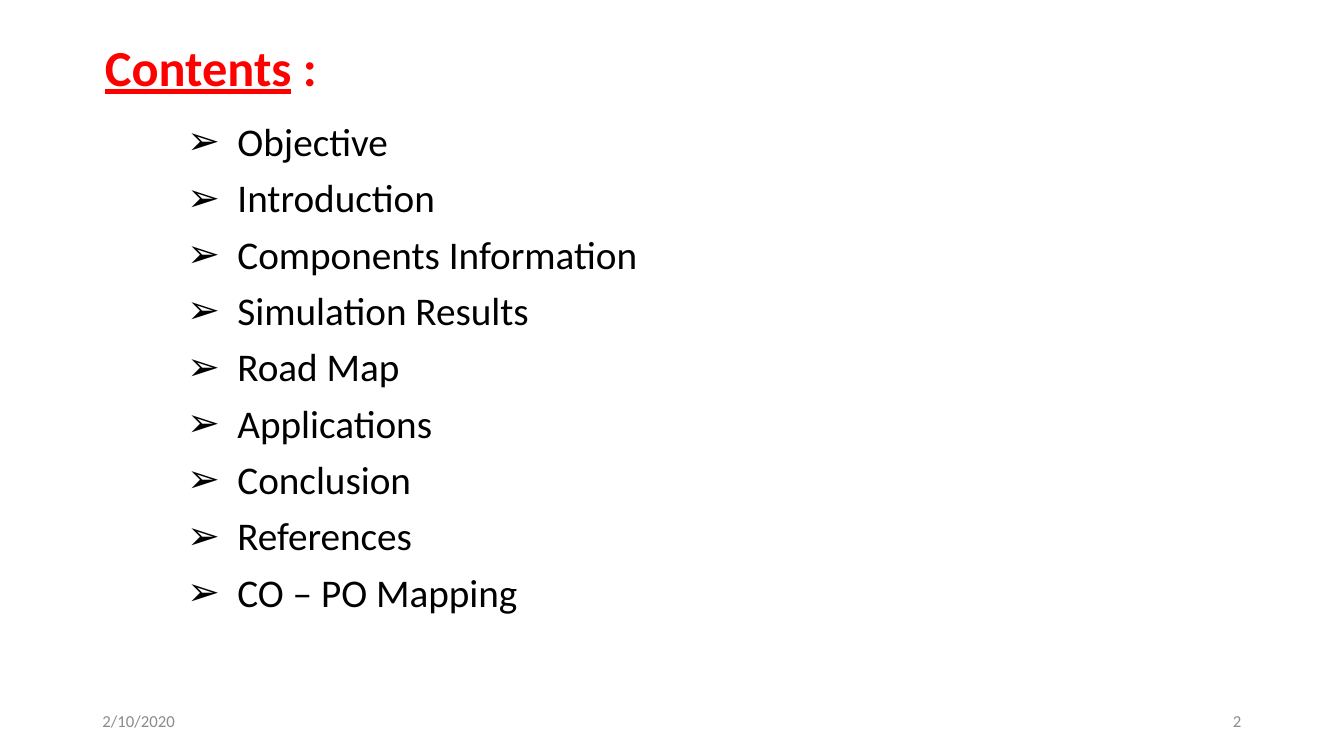
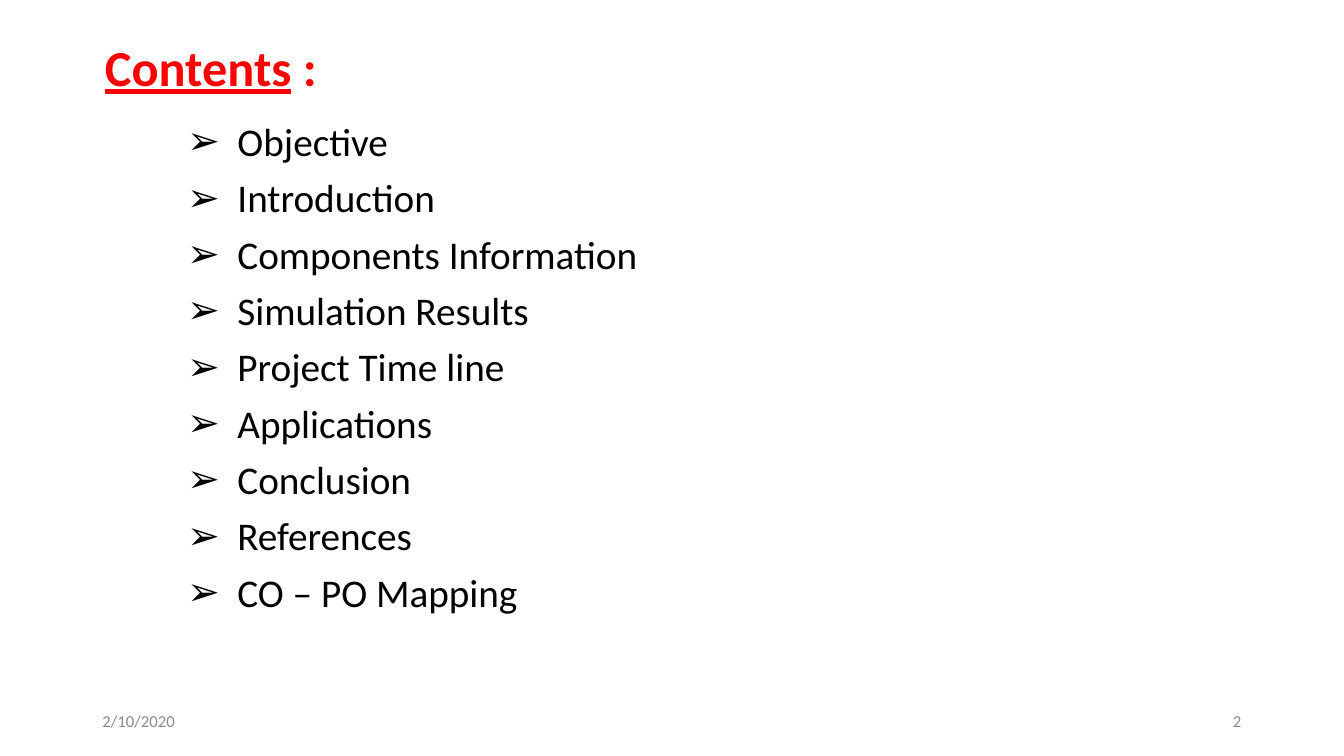
Before and after one commit to svec-final-year-project-eee/Project, a slide deck: slide 2 of Reviews/second review/Second Oral Presentation.pptx. Drawn at 1344x756 pixels with LibreOffice and Linux fonts; fonts in the diff are those of the drawing. Boxes give left, top, right and bottom in pixels: in the first picture for what was removed or moved away, otherwise in the second. Text is boxed around its words. In the diff, an @@ line names an element or a change of style, - is before the commit and + after.

```diff
--- a/Reviews/second review/Second Oral Presentation.pptx
+++ b/Reviews/second review/Second Oral Presentation.pptx
@@ subtitle at [237,353,504,388]: text changed @@
-➢ Road Map
+➢ Project Time line
```
Also in this commit, not shown: 10 other slides changed, 2 slides added, 1 slide removed, 1 other file.
